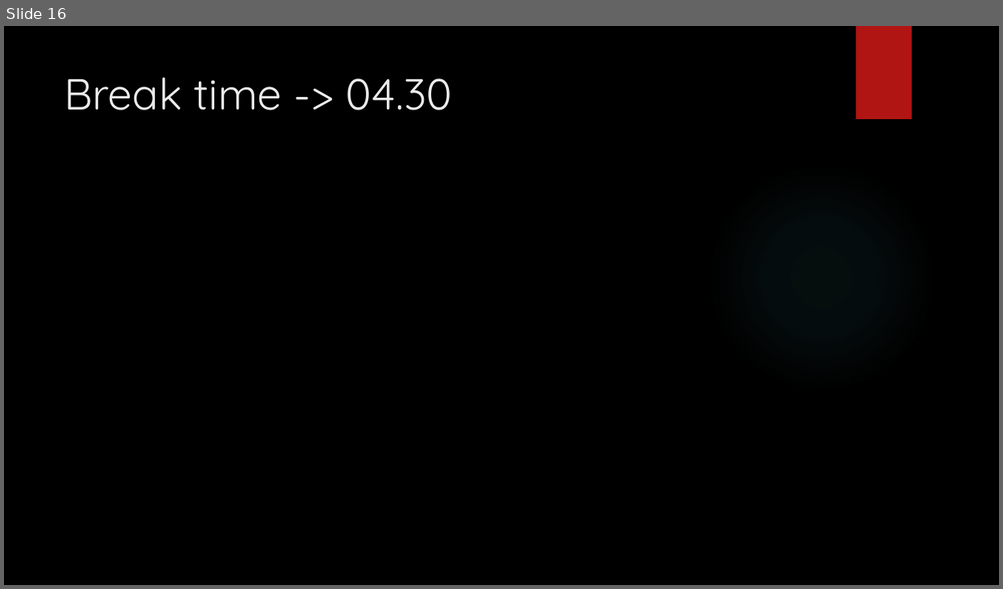
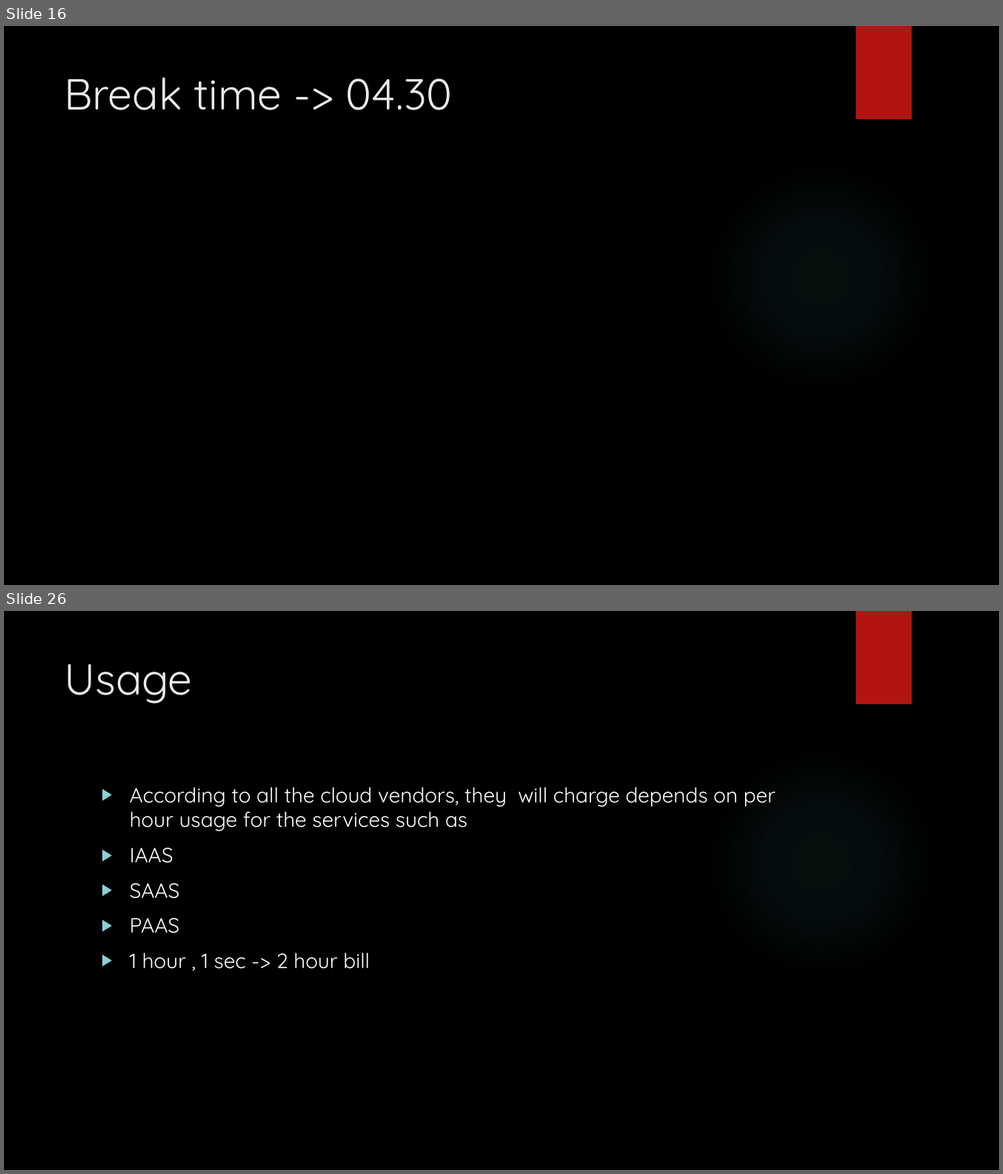
Before and after one commit to karthick1808/CDB21DW013, a slide deck: AWS - 2.pptx. Shown one above the other, each under a label of ours: slide 16 before the commit, slides 16 and 26 after it; the slides between them are not shown. The pictures are 1003x589 and 1003x1174 pixels, drawn with LibreOffice and Linux fonts; fonts in the diff are those of the drawing; background and template pictures are left out. Boxes give left, top, right and bottom in pixels: in the first picture for what was removed or moved away, otherwise in the second. Text is boxed around its words. In the diff, an @@ line names an element or a change of style, - is before the commit and + after.

```diff
--- a/AWS - 2.pptx
+++ b/AWS - 2.pptx
@@ slide 26 added at [4,611,999,1170], background picture (left out); not listed: 2 template elements that a slide beside it also shows @@
@@ title added at [64,664,192,703], 42 pt, text #EBEBEB @@
+Usage
@@ text added at [130,787,775,969], 20 pt, text #FFFFFF @@
+▶ According to all the cloud vendors, they will charge depends on per hour usage for the services such as
+▶ IAAS
+▶ SAAS
+▶ PAAS
+▶ 1 hour , 1 sec -> 2 hour bill
```
Also in this commit, not shown: 1 slide changed, 19 other slides added.
